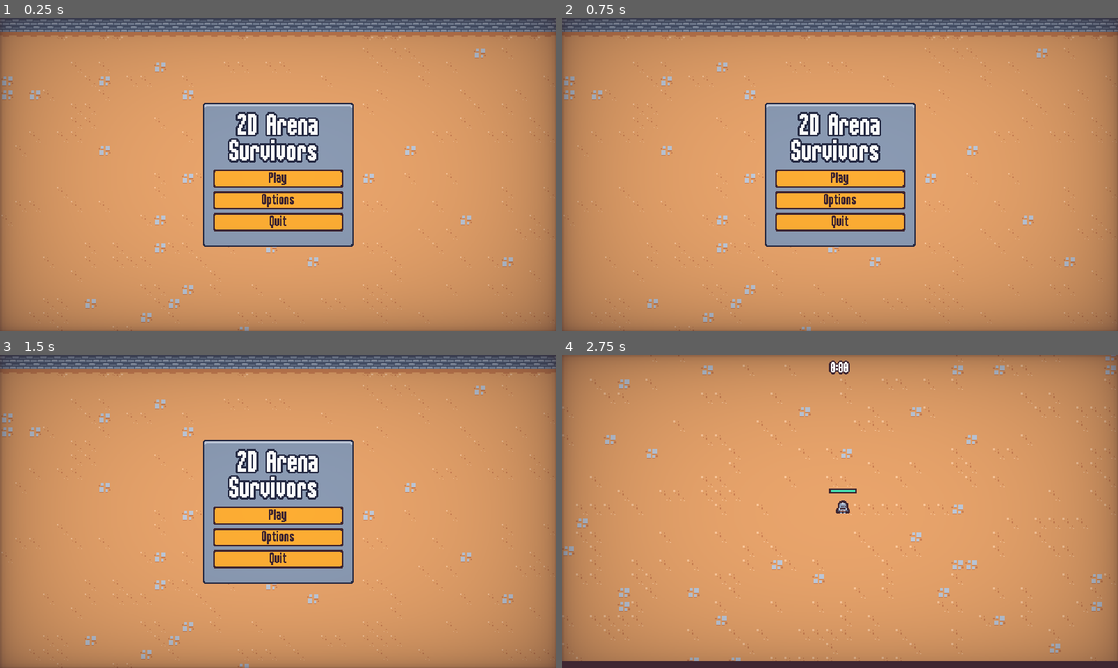
Above: before the commit, frames 1-4 (two rows, left to right).
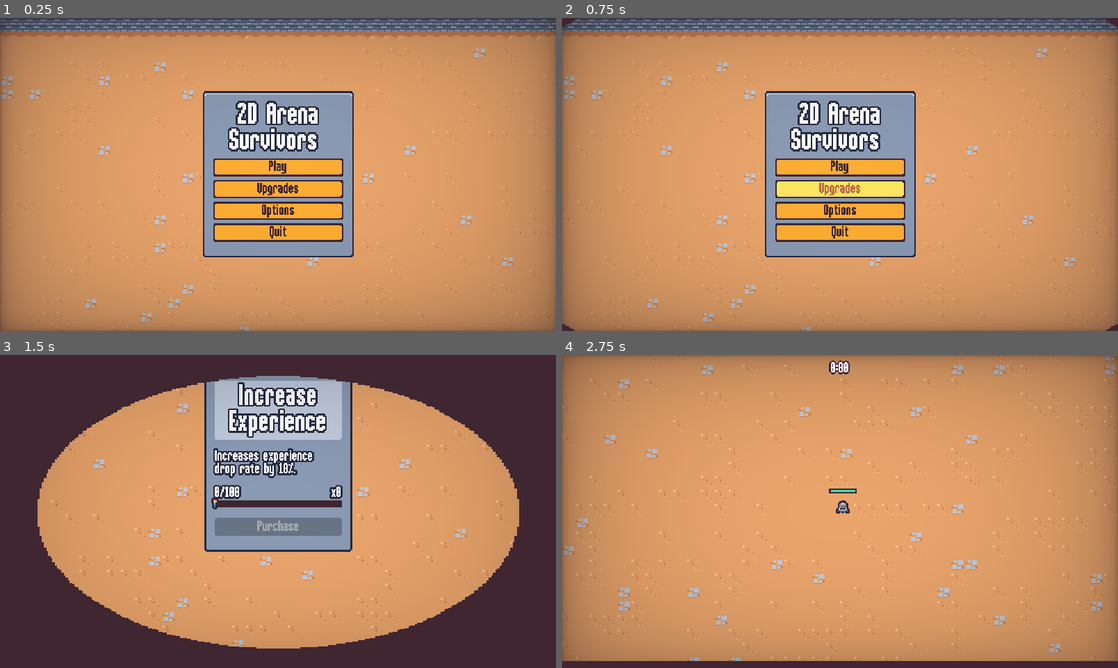
Above: after the commit, the same moments.

Repository: justknick/myFirst2DSurvivorsGame
Game: Godot game, scene res://scenes/ui/main_menu.tscn
Two runs of this game, one before a commit and one after it. Both use one fixed random seed, a clock stepped at 60 frames per second and the inputs below.
Inputs (mouse positions are in pixels of both pictures, inside the frame that each line leads up to):
- Up to frame 1 (0.25 s): no input
- Up to frame 2 (0.75 s): click (840, 190) at 0.5 s, where only the run after the commit has a clickable "Upgrades"
- Up to frame 3 (1.5 s): click (44, 376) at 1.25 s, where only the run after the commit has a clickable "Back"
- Up to frame 4 (2.75 s): click "Play" at 2 s

The runs differ from the first frame. In frame 1, 8.6% of the frame differs, in the area x 36-64%, y 23-77%; in frame 2, 9.3%; in frame 3, 57%, in the area x 0-100%, y 0-100%; in frame 4, nothing differs.

Commit message:
Section 5.71 - Improving the Meta Upgrade Card // updated meta_progression script (added get_upgrade_count function), screen_transition scene (added transition to scene function), meta_upgrade_card (to count the quantity of upgrade), meta_menu (added back presed logic), end screen (updated transition and resume button now continues to upgrades), main_menu and pause_menu scene (updated transition logic, main screen has meta upgrade button), vial_drop_component (checks for upgrade), basic_enemy scene (drop percent now at 45%)

Diff:
--- a/scenes/autoload/meta_progression.gd
+++ b/scenes/autoload/meta_progression.gd
@@ -41,6 +41,12 @@
 	save()
 
 
+func get_upgrade_count(upgrade_id: String):
+	if save_data["meta_upgrades"].has(upgrade_id):
+		return save_data["meta_upgrades"][upgrade_id]["quantity"]
+	return 0
+
+
 func on_experience_collected(number: float):
 	save_data["meta_upgrade_currency"] += number
 	save()
--- a/scenes/autoload/screen_transition.gd
+++ b/scenes/autoload/screen_transition.gd
@@ -9,6 +9,14 @@
 	#skip_emit = false
 	# play animation
 	play_animation()
+
+
+func transition_to_scene(scene_path: String):
+	# returns to main menu
+	transition()
+	await transition_halfway
+	# change to destination scene
+	get_tree().change_scene_to_file(scene_path)
 
 
 func emit_transition_halfway():
--- a/scenes/component/vial_drop_component.gd
+++ b/scenes/component/vial_drop_component.gd
@@ -1,6 +1,6 @@
 extends Node
 
-@export_range(0, 1) var drop_percent: float = .5
+@export_range(0, 1) var base_drop_percent: float = .5
 @export var vial_scene: PackedScene
 @export var health_component: Node
 
@@ -10,9 +10,12 @@
 
 
 func on_fainted():
+	var adjusted_drop_percent = base_drop_percent
+	adjusted_drop_percent = check_meta_upgrade(adjusted_drop_percent)
+
 	# on faint do the following:
 	# check random number is not greater than drop percentage
-	if randf() > drop_percent:
+	if randf() > adjusted_drop_percent:
 		return
 
 	# check if vial scene does not exist (or not defined)
@@ -20,6 +23,17 @@
 		return
 
 	# want the vial spawn at the enemy's position
+	vial_spawn()
+
+
+func check_meta_upgrade(adjusted_rate: float):
+	var experience_gain_count = MetaProgression.get_upgrade_count("experience_gain")
+	if experience_gain_count > 0:
+		adjusted_rate += .1
+	return adjusted_rate
+
+
+func vial_spawn():
 	# check if 'owner' is not a Node2D
 	if not owner is Node2D:
 		return
--- a/scenes/component/vial_drop_component.tscn
+++ b/scenes/component/vial_drop_component.tscn
@@ -1,9 +1,8 @@
 [gd_scene load_steps=3 format=3 uid="uid://btuhlfwpjcp7w"]
 
 [ext_resource type="Script" path="res://scenes/component/vial_drop_component.gd" id="1_ecagu"]
-[ext_resource type="PackedScene" uid="uid://b5cyk3o14ug3r" path="res://scenes/game_object/experience_vial/experience_vial.tscn" id="2_5u3gg"]
+[ext_resource type="PackedScene" uid="uid://xk2unvg0w2qp" path="res://scenes/game_object/experience_vial/experience_vial.tscn" id="2_5u3gg"]
 
 [node name="VialDropComponent" type="Node"]
 script = ExtResource("1_ecagu")
-drop_percent = 0.75
 vial_scene = ExtResource("2_5u3gg")
--- a/scenes/game_object/basic_enemy/basic_enemy.tscn
+++ b/scenes/game_object/basic_enemy/basic_enemy.tscn
@@ -104,7 +104,7 @@
 [node name="HealthComponent" parent="." instance=ExtResource("2_wk83u")]
 
 [node name="VialDropComponent" parent="." node_paths=PackedStringArray("health_component") instance=ExtResource("3_02ivx")]
-drop_percent = 0.35
+base_drop_percent = 0.4
 health_component = NodePath("../HealthComponent")
 
 [node name="VelocityComponent" parent="." instance=ExtResource("4_h82dq")]
--- a/scenes/ui/end_screen.gd
+++ b/scenes/ui/end_screen.gd
@@ -2,6 +2,9 @@
 
 @onready var background_screen_player: AnimationPlayer = $BackgroundScreenAnimationPlayer
 @onready var panel_container = $%PanelContainer
+
+var path_main_menu: String = "res://scenes/ui/main_menu.tscn"
+var path_continue_to_meta_menu: String = "res://scenes/ui/meta_menu.tscn"
 
 
 func _ready():
@@ -13,7 +16,7 @@
 	.set_ease(Tween.EASE_OUT).set_trans(Tween.TRANS_BACK)
 	# button commands
 	get_tree().paused = true
-	%RestartButton.pressed.connect(on_restart_button_pressed)
+	%ContinueButton.pressed.connect(on_continue_button_pressed)
 	%QuitToTitleButton.pressed.connect(on_quit_to_title_pressed)
 	# background animation
 	background_screen_player.play("out")
@@ -33,19 +36,13 @@
 		$VictoryAudioStreamPlayerComponent.play()
 
 
-func on_restart_button_pressed():
-	# transition animation
-	ScreenTransition.transition()
+func on_continue_button_pressed():
+	ScreenTransition.transition_to_scene(path_continue_to_meta_menu)
 	await ScreenTransition.transition_halfway
-
 	get_tree().paused = false
-	get_tree().change_scene_to_file("res://scenes/main/main.tscn")
 
 
 func on_quit_to_title_pressed():
-	# transition animation
-	ScreenTransition.transition()
+	ScreenTransition.transition_to_scene(path_main_menu)
 	await ScreenTransition.transition_halfway
-
 	get_tree().paused = false
-	get_tree().change_scene_to_file("res://scenes/ui/main_menu.tscn")
--- a/scenes/ui/end_screen.tscn
+++ b/scenes/ui/end_screen.tscn
@@ -73,10 +73,10 @@
 [node name="VBoxContainer" type="VBoxContainer" parent="MarginContainer/PanelContainer/MarginContainer/VBoxContainer"]
 layout_mode = 2
 
-[node name="RestartButton" parent="MarginContainer/PanelContainer/MarginContainer/VBoxContainer/VBoxContainer" instance=ExtResource("3_ycuik")]
+[node name="ContinueButton" parent="MarginContainer/PanelContainer/MarginContainer/VBoxContainer/VBoxContainer" instance=ExtResource("3_ycuik")]
 unique_name_in_owner = true
 layout_mode = 2
-text = "Restart"
+text = "Continue"
 
 [node name="QuitToTitleButton" parent="MarginContainer/PanelContainer/MarginContainer/VBoxContainer/VBoxContainer" instance=ExtResource("3_ycuik")]
 unique_name_in_owner = true
--- a/scenes/ui/main_menu.gd
+++ b/scenes/ui/main_menu.gd
@@ -1,21 +1,22 @@
 extends CanvasLayer
 
 var options_menu = preload("res://scenes/ui/options_menu.tscn")
-
+var path_game: String = "res://scenes/main/main.tscn"
+var path_meta_upgrade: String = "res://scenes/ui/meta_menu.tscn"
 
 func _ready():
 	$%PlayButton.pressed.connect(on_play_pressed)
+	$%MetaUpgradesButton.pressed.connect(on_upgrades_pressed)
 	$%OptionsButton.pressed.connect(on_options_pressed)
 	$%QuitButton.pressed.connect(on_quit_pressed)
 
 
 func on_play_pressed():
-	# transition animation
-	ScreenTransition.transition()
-	await ScreenTransition.transition_halfway
+	ScreenTransition.transition_to_scene(path_game)
 
-	# change to main game scene
-	get_tree().change_scene_to_file("res://scenes/main/main.tscn")
+
+func on_upgrades_pressed():
+	ScreenTransition.transition_to_scene(path_meta_upgrade)
 
 
 func on_options_pressed():
@@ -28,13 +29,13 @@
 	options_instance.back_pressed.connect(on_options_closed.bind(options_instance))
 
 
-func on_quit_pressed():
-	get_tree().quit()
-
-
 func on_options_closed(options_instance: Node):
 	# transition animation
 	ScreenTransition.transition()
 	await ScreenTransition.transition_halfway
 
 	options_instance.queue_free()
+
+
+func on_quit_pressed():
+	get_tree().quit()
--- a/scenes/ui/main_menu.tscn
+++ b/scenes/ui/main_menu.tscn
@@ -51,6 +51,11 @@
 layout_mode = 2
 text = "Play"
 
+[node name="MetaUpgradesButton" parent="MarginContainer/PanelContainer/MarginContainer/VBoxContainer" instance=ExtResource("2_shhdr")]
+unique_name_in_owner = true
+layout_mode = 2
+text = "Upgrades"
+
 [node name="OptionsButton" parent="MarginContainer/PanelContainer/MarginContainer/VBoxContainer" instance=ExtResource("2_shhdr")]
 unique_name_in_owner = true
 layout_mode = 2
--- a/scenes/ui/meta_menu.gd
+++ b/scenes/ui/meta_menu.gd
@@ -5,10 +5,26 @@
 @onready var grid_container = $%GridContainer
 
 var meta_upgrade_card_scene = preload("res://scenes/ui/meta_upgrade_card.tscn")
+var path_main_menu: String = "res://scenes/ui/main_menu.tscn"
 
 
 func _ready():
+	$%BackButton.pressed.connect(on_upgrades_back_pressed)
+	# for dev purposes
+	for child in grid_container.get_children():
+		child.queue_free()
+
 	for upgrade in upgrades:
 		var meta_upgrade_card_instance = meta_upgrade_card_scene.instantiate()
 		grid_container.add_child(meta_upgrade_card_instance)
 		meta_upgrade_card_instance.set_meta_upgrade(upgrade)
+
+
+func on_upgrades_back_pressed():
+	ScreenTransition.transition_to_scene(path_main_menu)
+	# returns to main menu
+#	ScreenTransition.transition()
+#	await ScreenTransition.transition_halfway
+#
+#	# change to main game scene
+#	get_tree().change_scene_to_file("res://scenes/ui/main_menu.tscn")
--- a/scenes/ui/meta_menu.tscn
+++ b/scenes/ui/meta_menu.tscn
@@ -1,8 +1,9 @@
-[gd_scene load_steps=5 format=3 uid="uid://1li8yboqxdeg"]
+[gd_scene load_steps=6 format=3 uid="uid://1li8yboqxdeg"]
 
 [ext_resource type="Script" path="res://scenes/ui/meta_menu.gd" id="1_hiw7q"]
 [ext_resource type="TileSet" uid="uid://bkdm2kbyp4dlb" path="res://resources/tileset.tres" id="2_lblcq"]
 [ext_resource type="Resource" uid="uid://xqvwuoyy5fu1" path="res://resources/meta_upgrades/experience_gain.tres" id="2_lk4ra"]
+[ext_resource type="PackedScene" uid="uid://cjnxsjp272k74" path="res://scenes/ui/meta_upgrade_card.tscn" id="4_8vxjb"]
 [ext_resource type="PackedScene" uid="uid://bjbuv263blc8" path="res://scenes/ui/vignette.tscn" id="4_qbwth"]
 
 [node name="MetaMenu" type="CanvasLayer"]
@@ -32,7 +33,25 @@
 layout_mode = 2
 size_flags_horizontal = 4
 theme_override_constants/h_separation = 24
-columns = 3
+columns = 2
+
+[node name="MetayUpgradeCard" parent="MarginContainer/GridContainer" instance=ExtResource("4_8vxjb")]
+layout_mode = 2
+
+[node name="MetayUpgradeCard2" parent="MarginContainer/GridContainer" instance=ExtResource("4_8vxjb")]
+layout_mode = 2
+
+[node name="MetayUpgradeCard3" parent="MarginContainer/GridContainer" instance=ExtResource("4_8vxjb")]
+visible = false
+layout_mode = 2
+
+[node name="BackButton" type="Button" parent="MarginContainer"]
+unique_name_in_owner = true
+custom_minimum_size = Vector2(50, 0)
+layout_mode = 2
+size_flags_horizontal = 0
+size_flags_vertical = 0
+text = "Back"
 
 [node name="Vignette" parent="." instance=ExtResource("4_qbwth")]
 layer = 3
--- a/scenes/ui/meta_upgrade_card.gd
+++ b/scenes/ui/meta_upgrade_card.gd
@@ -5,6 +5,7 @@
 @onready var progress_bar = $%ProgressBar
 @onready var purchase_button = $%PurchaseButton
 @onready var progress_label = %ProgressLabel
+@onready var count_label = %CountLabel
 
 var upgrade: MetaUpgrade
 
@@ -26,11 +27,16 @@
 
 # after purchase, want to update progress for the card
 func update_progress():
+	# variable for the meta progression quantity
+	var current_quantity = 0
+	if MetaProgression.save_data["meta_upgrades"].has(upgrade.id):
+		current_quantity = MetaProgression.save_data["meta_upgrades"][upgrade.id]["quantity"]
+	# variable for currency and percentage
 	var currency = MetaProgression.save_data["meta_upgrade_currency"]
 	var percent = currency / upgrade.experience_cost
 	# min = take which is smaller, percent or 1
 	percent = min(percent, 1)
-	display_card_progress(currency, percent)
+	display_card_progress(currency, percent, current_quantity)
 
 
 # animation on clicked card
@@ -39,12 +45,23 @@
 
 
 # displays card progress to determine if card can be purchased
-func display_card_progress(currency: int, percent: float):
+func display_card_progress(currency: int, percent: float, quantity: int):
+	# if not enough experience cost, disable purchase button
+	disable_button(percent, quantity)
 	# display the percentage into the 'value'
 	progress_bar.value = percent
+	progress_label.text = str(currency) + "/" + str(upgrade.experience_cost)
+	count_label.text = "x%d" % quantity
+
+
+func disable_button(percent: float, quantity: int):
+	var is_maxed = quantity >= upgrade.max_quantity
 	# if not enough experience cost, disable purchase button
-	purchase_button.disabled = percent < 1
-	progress_label.text = str(currency) + " / " + str(upgrade.experience_cost)
+	purchase_button.disabled = percent < 1 || is_maxed
+	if is_maxed:
+		purchase_button.text = "Maxed"
+
+
 
 
 # command to click on a card
--- a/scenes/ui/meta_upgrade_card.tscn
+++ b/scenes/ui/meta_upgrade_card.tscn
@@ -164,7 +164,23 @@
 [node name="VBoxContainer" type="VBoxContainer" parent="MarginContainer/VBoxContainer"]
 layout_mode = 2
 mouse_filter = 2
-theme_override_constants/separation = 2
+theme_override_constants/separation = 1
+
+[node name="HBoxContainer" type="HBoxContainer" parent="MarginContainer/VBoxContainer/VBoxContainer"]
+layout_mode = 2
+
+[node name="ProgressLabel" type="Label" parent="MarginContainer/VBoxContainer/VBoxContainer/HBoxContainer"]
+unique_name_in_owner = true
+layout_mode = 2
+theme_type_variation = &"BlueOutlineLabel"
+text = "50 / 200"
+
+[node name="CountLabel" type="Label" parent="MarginContainer/VBoxContainer/VBoxContainer/HBoxContainer"]
+unique_name_in_owner = true
+layout_mode = 2
+size_flags_horizontal = 10
+theme_type_variation = &"BlueOutlineLabel"
+text = "x0"
 
 [node name="MarginContainer" type="MarginContainer" parent="MarginContainer/VBoxContainer/VBoxContainer"]
 layout_mode = 2
@@ -196,13 +212,6 @@
 mouse_filter = 2
 texture = ExtResource("13_g625j")
 
-[node name="ProgressLabel" type="Label" parent="MarginContainer/VBoxContainer/VBoxContainer"]
-unique_name_in_owner = true
-layout_mode = 2
-theme_type_variation = &"BlueOutlineLabel"
-text = "50 / 200"
-horizontal_alignment = 1
-
 [node name="PurchaseButton" type="Button" parent="MarginContainer/VBoxContainer"]
 unique_name_in_owner = true
 layout_mode = 2
--- a/scenes/ui/pause_menu.gd
+++ b/scenes/ui/pause_menu.gd
@@ -4,6 +4,7 @@
 
 var is_closing
 var options_menu_scene = preload("res://scenes/ui/options_menu.tscn")
+var path_main_menu: String = "res://scenes/ui/main_menu.tscn"
 
 
 func _ready():
@@ -70,10 +71,6 @@
 
 
 func on_quit_to_title_pressed():
-	# transition animation
-	ScreenTransition.transition()
-	await ScreenTransition.transition_halfway
-
 	# release the pause state
 	get_tree().paused = false
-	get_tree().change_scene_to_file("res://scenes/ui/main_menu.tscn")
+	ScreenTransition.transition_to_scene(path_main_menu)
Not shown: 2 places in scenes/game_object/basic_enemy/basic_enemy.tscn that only renumber resources
